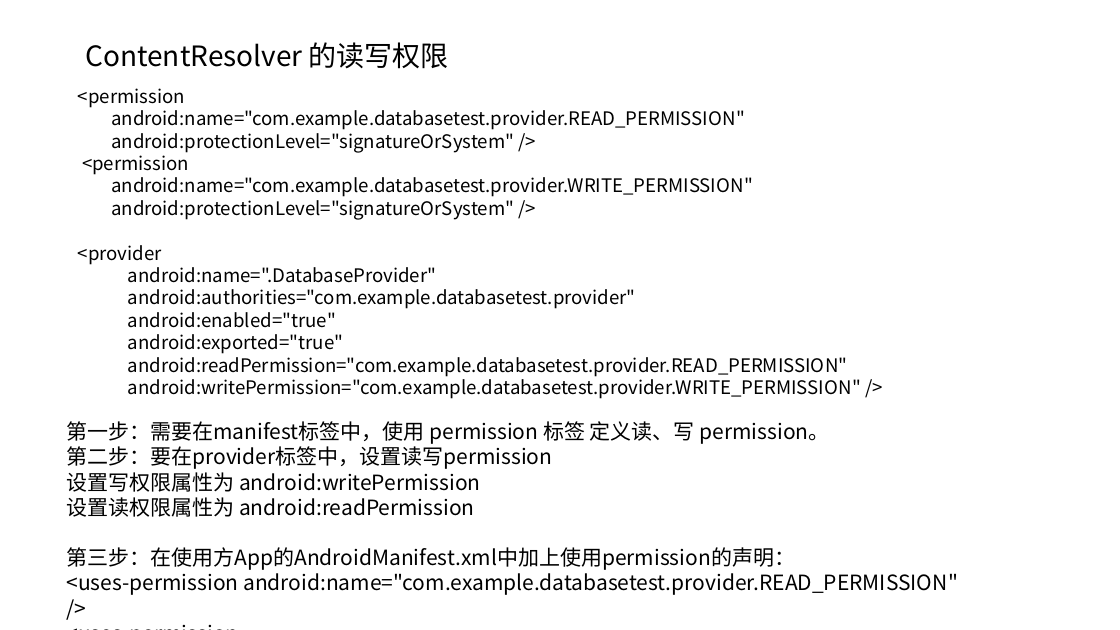
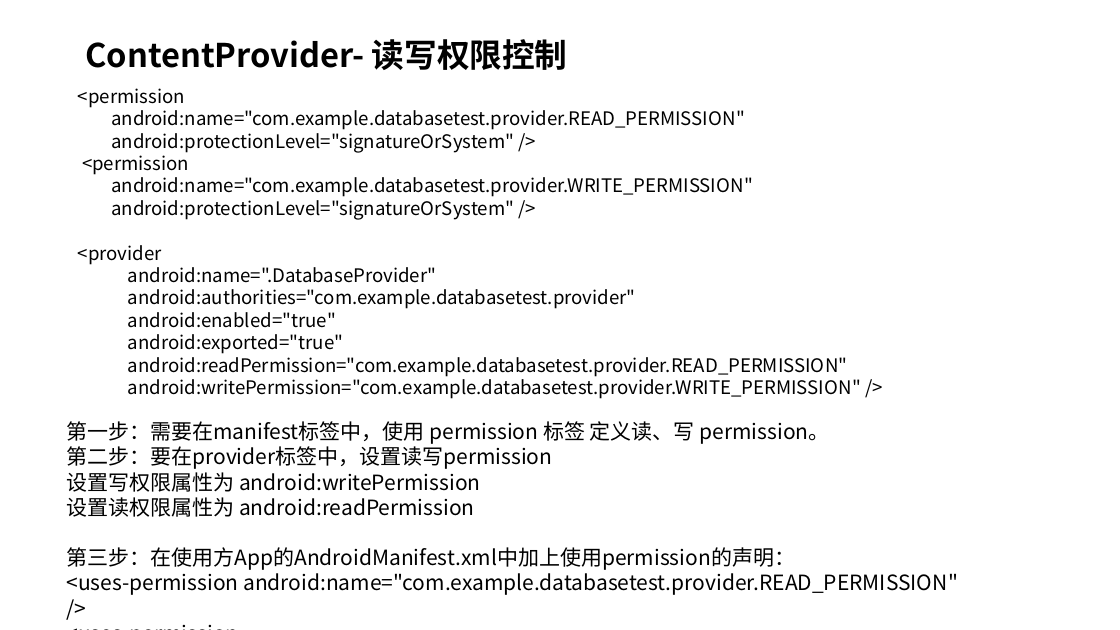
Before and after one commit to MultmediaMetaverse/LearningMultiMedia, a slide deck: slide 34 of Android 持久化技术+跨程序共享数据技术ContentProvider详解.pptx (slide 37 before the commit). Drawn at 1120x630 pixels with LibreOffice and Linux fonts; fonts in the diff are those of the drawing. Boxes give left, top, right and bottom in pixels: in the first picture for what was removed or moved away, otherwise in the second. Text is boxed around its words. In the diff, an @@ line names an element or a change of style, - is before the commit and + after.

```diff
--- a/Android 持久化技术+跨程序共享数据技术ContentProvider详解.pptx
+++ b/Android 持久化技术+跨程序共享数据技术ContentProvider详解.pptx
@@ title at [85, 39, 568, 70]: text changed; size 24 to 28 pt; bold on @@
-ContentResolver 的读写权限
+ContentProvider- 读写权限控制
```
Also in this commit, not shown: 30 other slides changed, 2 slides added, 1 slide removed.
